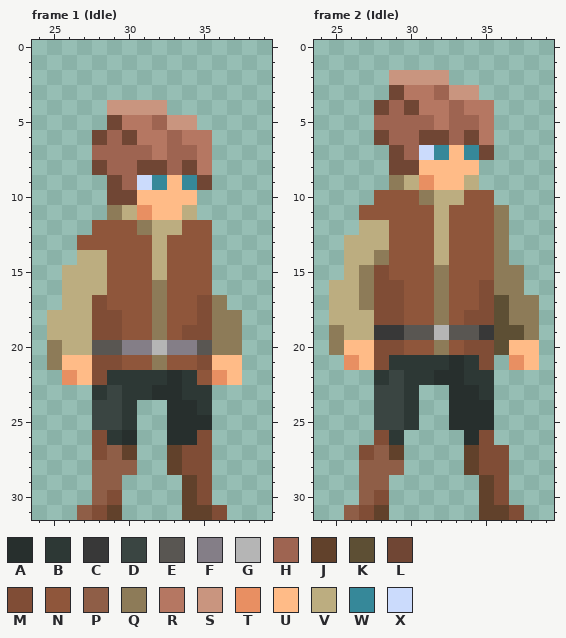
Pixel-art file: assets/editor/entities/Player IN PROGRESS.aseprite. Above is the file before it was changed.
64x32 pixels, 16 frames. Colours within 5 levels of each other are drawn and written as one. Shown: frame 1 (Idle): x 24..39, y 0..31; frame 2 (Idle): x 24..39, y 0..31. The commit also changed other frames, which this record leaves out.
Palette (. is transparent): A #272f2d  B #2d3835  C #383838  D #3a4542  E #595652  F #847e87  G #b5b5b5  H #9e6451  J #61412b  K #5d4f34  L #704634  M #804d36  N #8f563b  P #8f5e47  Q #8d7b58  R #b57762  S #c9957f  T #e88f62  U #ffbb87  V #bcad80  W #368899  X #cbdbfc
Pixels before, frame 1 (Idle), first column x 25:
 4 ....SSSS.....
 5 ....LRRHSS...
 6 ...LHLRRHRR..
 7 ...HHHHRHHR..
 8 ...LHHLLHLR..
 9 ....LHXWUWL..
10 ....LLUUUU...
11 ....QVTUUV...
12 ...NNNQVVNN..
13 ..NNNNNVNNN..
14 ..VVNNNVNNN..
15 .VVVNNNVNNN..
16 .VVVNNNQNNN..
17 .VVMNNNQNNMQ.
18 VVVMMNNQNNMQQ
19 VVVMMNNQNMMQQ
20 QVVEEFFGFFEQQ
21 QUUMMNNQNNMUU
22 .TUMBBBBABNTU
23 ...BDBBAABB..
24 ...DDB..AAB..
25 ...DDB..AAA..
26 ...MBA..AAM..
27 ...MPJ..JMM..
28 ...PPP..JMM..
29 ...PP....JM..
30 ...PM....JM..
31 ..PMJ....JJM.
Pixels before, frame 2 (Idle), first column x 25:
 2 ....SSSS......
 3 ....LRRHSS....
 4 ...LHLRRHRR...
 5 ...HHHHRHHR...
 6 ...LHHLLHLR...
 7 ....LHXWUWL...
 8 ....LLUUUU....
 9 ....QVTUUV....
10 ...NNNQVVNN...
11 ..NNNNNVNNNQ..
12 ..VVNNNVNNNQ..
13 .VVVNNNVNNNQ..
14 .VVQNNNVNNNQ..
15 .VQMNNNQNNNQQ.
16 VVQMMNNQNNMQQ.
17 VVQMMNNQNNMKQQ
18 VVVMMNNQNMMKQQ
19 QVVCCEEGEECKKQ
20 QUUMMNNQNMMKUU
21 .TUMBBBBABM.TU
22 ...BDBBAABB...
23 ...DDB..AAB...
24 ...DDB..AAA...
25 ...DDB..AAA...
26 ...MB....AM...
27 ..MPJ....JMM..
28 ..PPP....JMM..
29 ..PP......JM..
30 ..PM......JM..
31 .PMJ......JJM.
Now the later version:
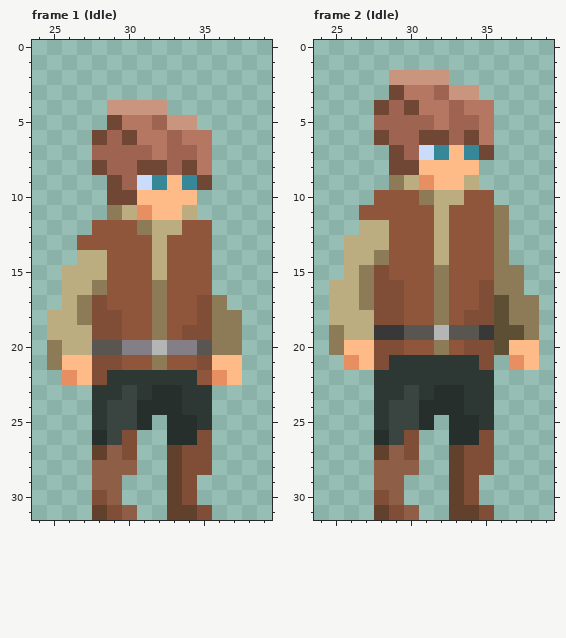
Difference:
Frame 1 (Idle):
There is now colour A in row 24 at x 31 to 32; in row 25 at x 31.
The edit turns colour M into colour A in row 26 at x 28.
The edit turns colour A into colour B in row 22 at x 33; in row 24 at x 34; in row 25 at x 35.
The edit turns colour D into colour B in row 23 at x 29; in rows 24 to 25 at x 28.
The edit turns colour B into colour D in rows 23 to 25 at x 30; in row 26 at x 29.
There is now colour J in rows 29 to 31 at x 33.
The edit turns colour M into colour J in row 27 at x 28; in row 31 at x 28.
The edit turns colour A into colour M in row 26 at x 30.
The edit turns colour J into colour M in row 27 at x 30; in rows 29 to 30 at x 34; in row 31 at x 29 and 35.
The edit turns colour P into colour M in row 30 at x 28.
There is now colour P in row 31 at x 30.
The edit turns colour M into colour P in row 30 at x 29.
The edit turns colour V into colour Q in row 16 at x 28; in rows 17 to 18 at x 27.
The author cleared colour M in rows 29 to 30 at x 35; in row 31 at x 36.
The author cleared colour P in row 31 at x 27.
Frame 2 (Idle):
There is now colour A in row 23 at x 32; in row 24 at x 31 to 32; in row 25 at x 31; in row 26 at x 33.
The edit turns colour M into colour A in row 26 at x 28.
There is now colour B in row 23 at x 31.
The edit turns colour A into colour B in row 21 at x 33; in row 22 at x 32 to 33; in row 23 at x 34; in row 24 at x 34 to 35; in row 25 at x 35.
The edit turns colour D into colour B in row 22 at x 29; in row 23 at x 28 to 29; in rows 24 to 25 at x 28.
The edit turns colour B into colour D in rows 23 to 25 at x 30; in row 26 at x 29.
There is now colour J in rows 27 to 30 at x 33; in row 31 at x 33 to 34.
The edit turns colour P into colour J in row 27 at x 28.
There is now colour M in rows 26 to 27 at x 30; in rows 29 to 30 at x 34; in row 31 at x 29.
The edit turns colour J into colour M in rows 27 to 28 at x 34; in row 31 at x 35.
There is now colour P in row 28 at x 30; in rows 29 to 30 at x 29; in row 31 at x 30.
The edit turns colour J into colour P in row 27 at x 29.
The author cleared colour J in rows 29 to 30 at x 35; in row 31 at x 36.
The author cleared colour M in row 27 at x 27 and 36; in rows 28 to 30 at x 36; in row 31 at x 27 and 37.
The author cleared colour P in rows 28 to 30 at x 27; in row 31 at x 26.
Where, in picture pixels (left, top, right, bottom), the same in both pictures:
changed: (77, 280, 227, 520)
changed: (344, 355, 524, 520)
